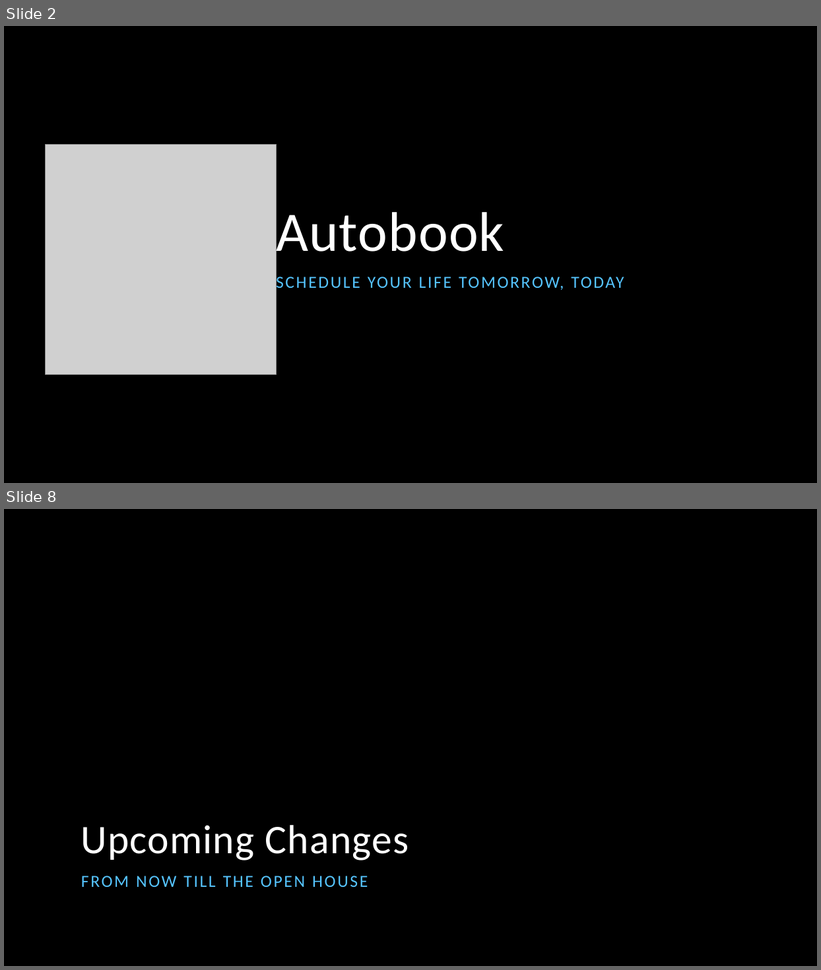
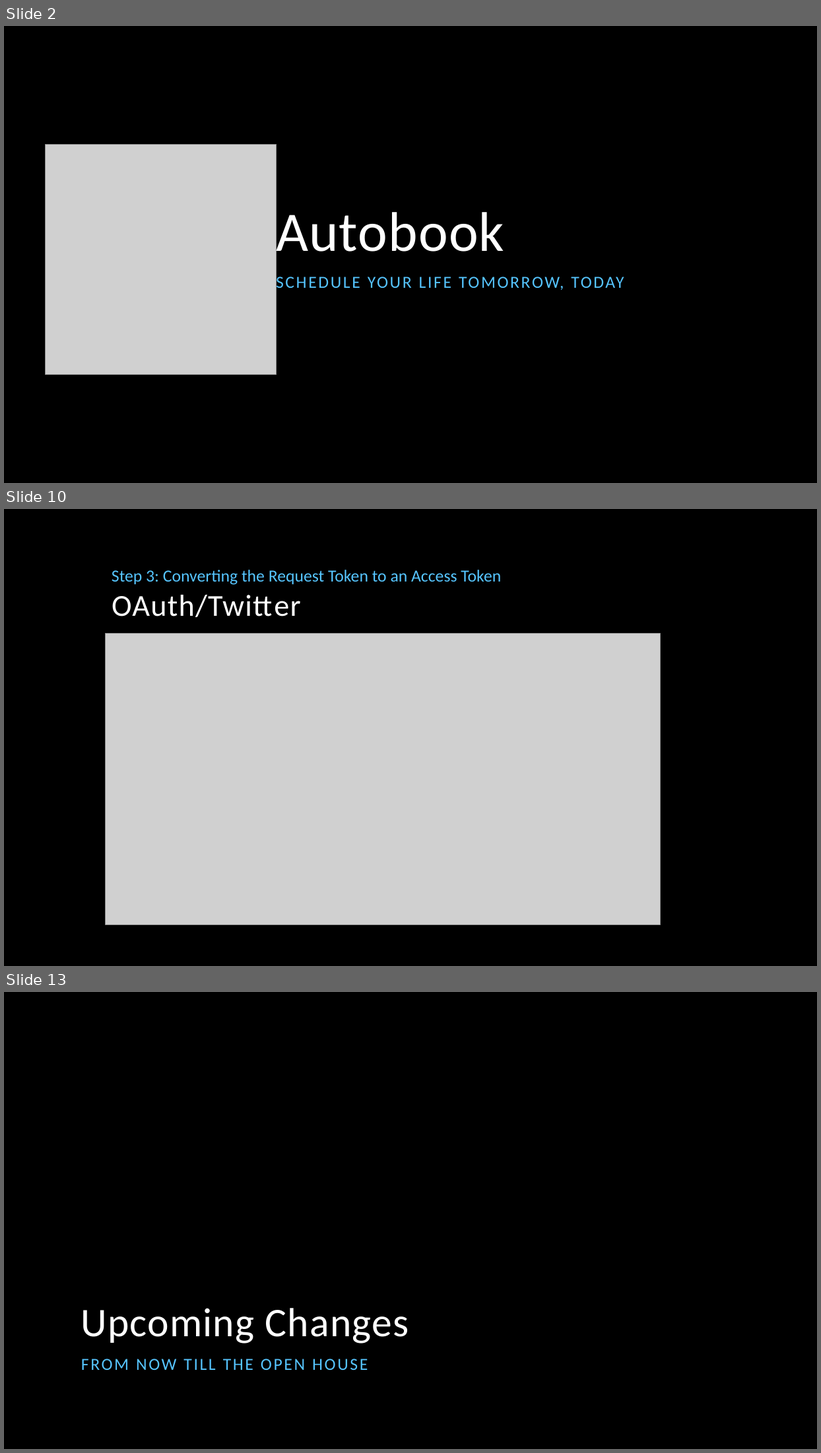
Before and after one commit to SebastianKarstensen/CIS454, a slide deck: Prototype Presentation/Autobook Prototype Presentation w NO VIDEOS.pptx. Shown one above the other, each under a label of ours: slides 2 and 8 before the commit, slides 2, 10 and 13 after it; the slides between them are not shown. The pictures are 821x970 and 821x1453 pixels, drawn with LibreOffice and Linux fonts; fonts in the diff are those of the drawing; grey boxes stand for pictures; background and template pictures are left out. Boxes give left, top, right and bottom in pixels: in the first picture for what was removed or moved away, otherwise in the second. Text is boxed around its words. In the diff, an @@ line names an element or a change of style, - is before the commit and + after.

Commit message:
Home Screen Buttons + Landscape Layout
- Added the new buttons to the main screen
- The Twitter-button changes appearence when clicked
- Created assets-folder with fonts for using different typefaces
- Added landscape layout for the home screen
- Updated the PowerPoint-presentation for the prototype with no videos

```diff
--- a/Prototype Presentation/Autobook Prototype Presentation w NO VIDEOS.pptx
+++ b/Prototype Presentation/Autobook Prototype Presentation w NO VIDEOS.pptx
@@ slide 10 added at (x1=4, y1=509, x2=817, y2=966), background picture (left out) @@
@@ text added at (x1=112, y1=570, x2=501, y2=585), 20 pt, text #56C5FF @@
+Step 3: Converting the Request Token to an Access Token
@@ title added at (x1=112, y1=595, x2=301, y2=617), 36 pt, text #FFFFFF @@
+OAuth/Twitter
@@ picture added at (x1=105, y1=634, x2=660, y2=925) @@
@@ what was slide 8 is now slide 13 @@
```
Also in this commit, not shown: 6 slides changed, 7 other slides added, 2 slides removed, 18 other files.
